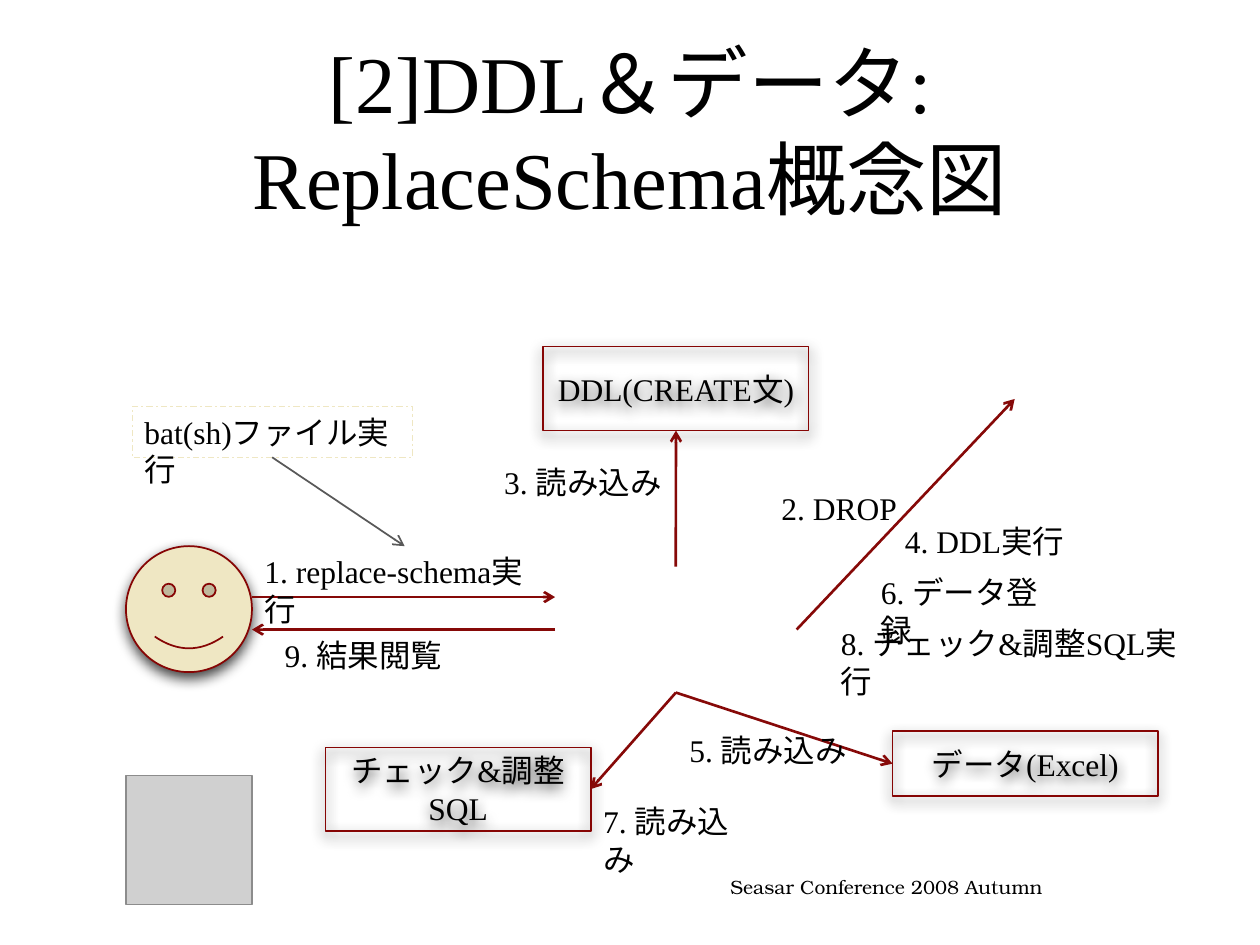
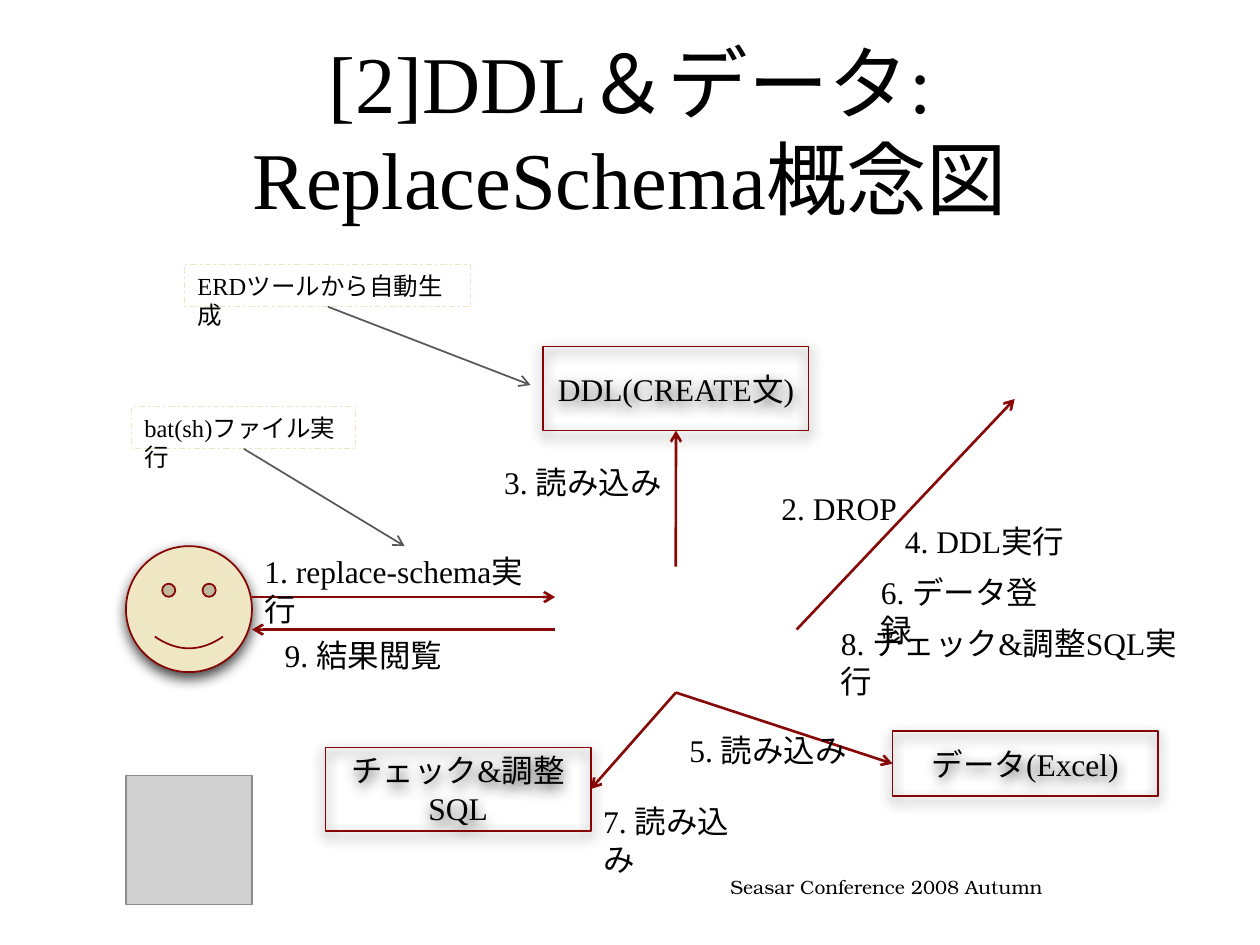
Before and after one commit to seasarorg/dbflute, a slide deck: slide 21 of dbflute/etc/doc/ref/session/resource/GenbaSolution2-sc2008autumn-dbflute.pptx. Drawn at 1260x945 pixels with LibreOffice and Linux fonts; fonts in the diff are those of the drawing; grey boxes stand for pictures; background and template pictures are left out. Boxes give left, top, right and bottom in pixels: in the first picture for what was removed or moved away, otherwise in the second. Text is boxed around its words. In the diff, an @@ line names an element or a change of style, - is before the commit and + after.

```diff
--- a/dbflute/etc/doc/ref/session/resource/GenbaSolution2-sc2008autumn-dbflute.pptx
+++ b/dbflute/etc/doc/ref/session/resource/GenbaSolution2-sc2008autumn-dbflute.pptx
@@ rectangle added at (185,265,471,307), outline #000000 0.75 pt dashed, 14 pt, text #000000 @@
+ERDツールから自動生成
@@ arrow added from (328, 306) to (530, 386), #595959 1 pt @@
@@ rectangle "bat(sh)ファイル実行": place and size @@
-rectangle "bat(sh)ファイル実行" at (132,407,413,457)
+rectangle "bat(sh)ファイル実行" at (132,407,357,450)
@@ rectangle "bat(sh)ファイル実行" at (132,407,357,450): size 18 to 14 pt @@
@@ arrow moved from (272, 457) - (404, 546) to (244, 449) - (404, 546) @@
```
Also in this commit, not shown: 1 other slide changed.
